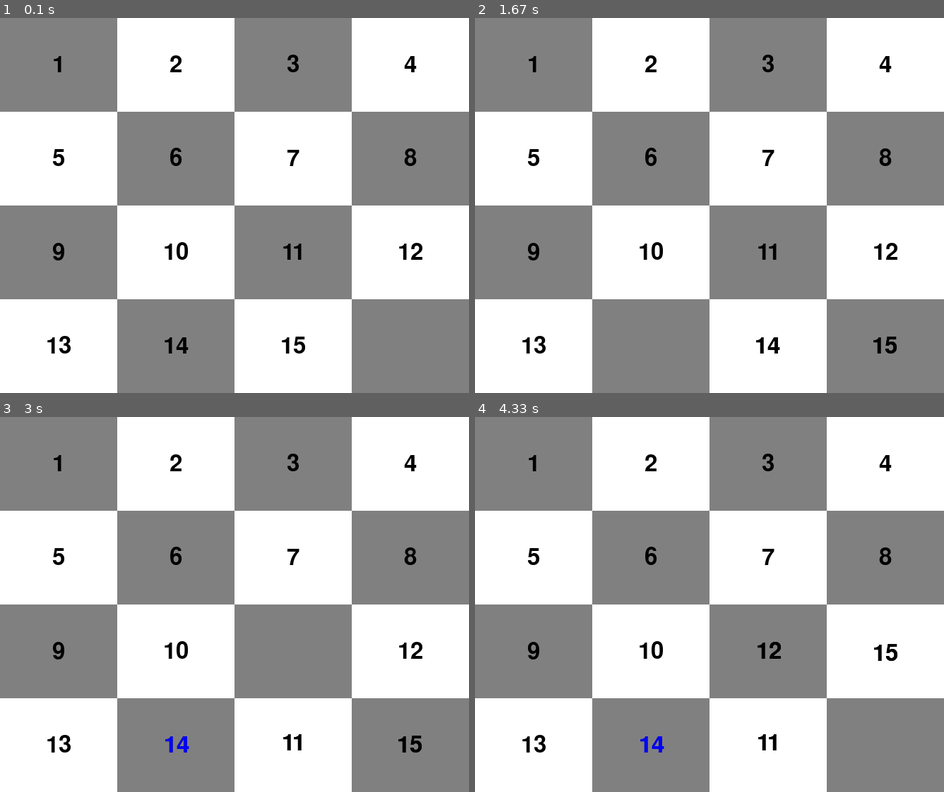
Above: before the commit, frames 1-4 (two rows, left to right).
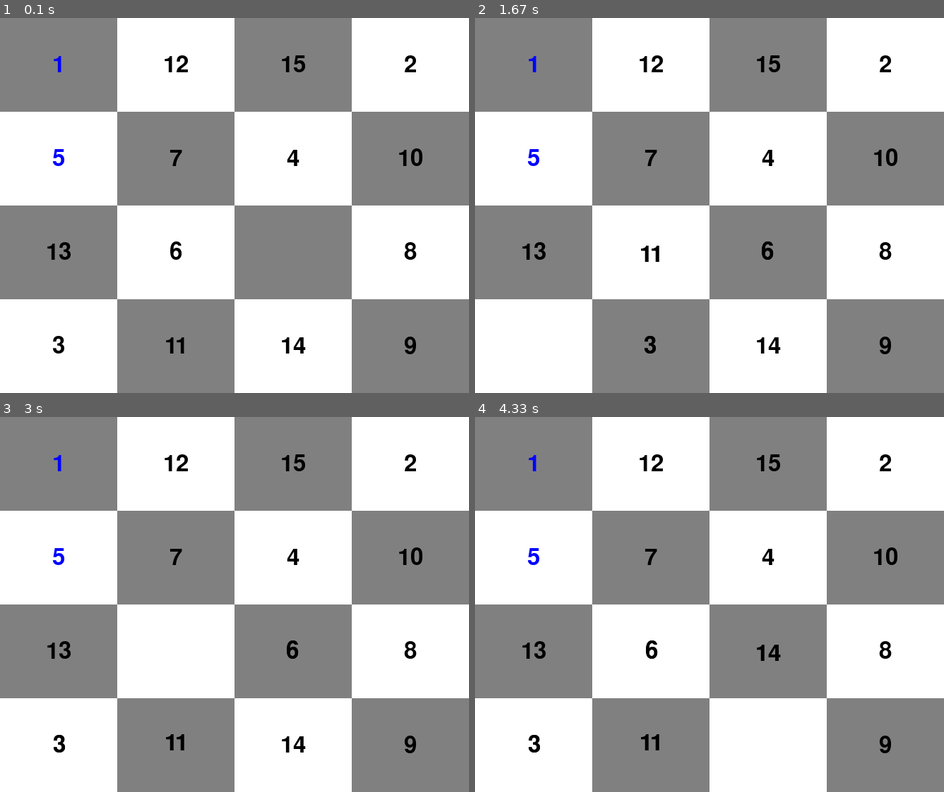
Above: after the commit, the same moments.

Repository: Rutrus/puzzle-pygame
Game: pygame game, started from slideNumbers.py
Two runs of this game, one before a commit and one after it. Both use one fixed random seed, a clock stepped at 60 frames per second and the inputs below.
Inputs:
- Up to frame 1 (0.1 s): no input
- Up to frame 2 (1.67 s): hold Right 0.33-0.8 s; hold Up 0.83-1.3 s; hold Right from 1.33 s (still down)
- Up to frame 3 (3 s): release Right at 1.92 s; hold Left 1.95-2.6 s; hold Down from 2.63 s (still down)
- Up to frame 4 (4.33 s): release Down at 3.32 s; hold Left 3.35-4.05 s; hold Up from 4.08 s (still down)

The runs differ from the first frame. In frame 1, 1.6% of the frame differs, in the area x 10-91%, y 9-90%; in frame 2, 1.7%; in frame 3, 1.8%; in frame 4, 1.8%.

Commit message:
Rename for more puzzles

Diff:
--- a/move.py
+++ b/slideNumbers.py
@@ -142,7 +142,7 @@
                 return False
     return True
 
-#moveRandom(500)
+moveRandom(500)
 redrawBoard()
 continuar = True
 while continuar:
